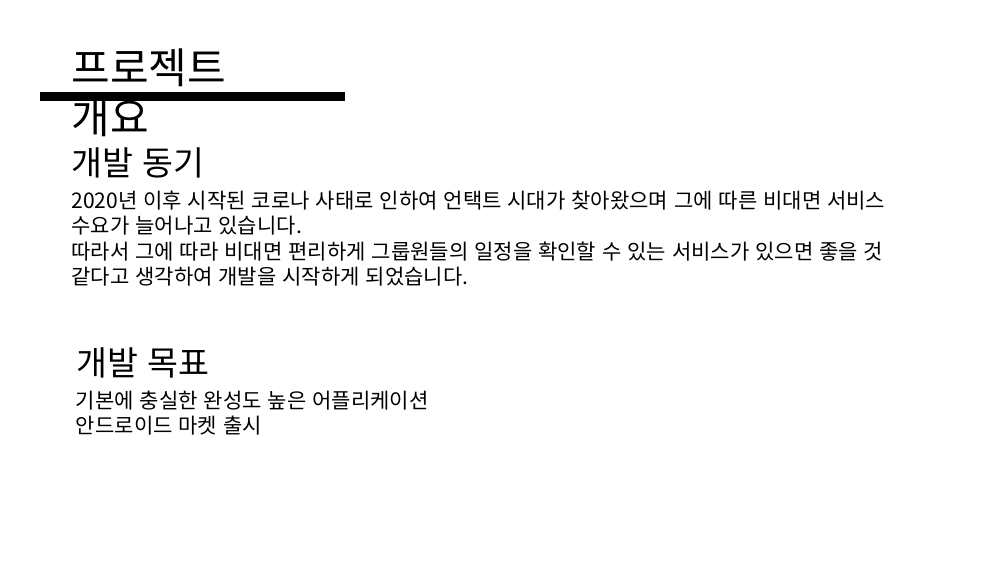
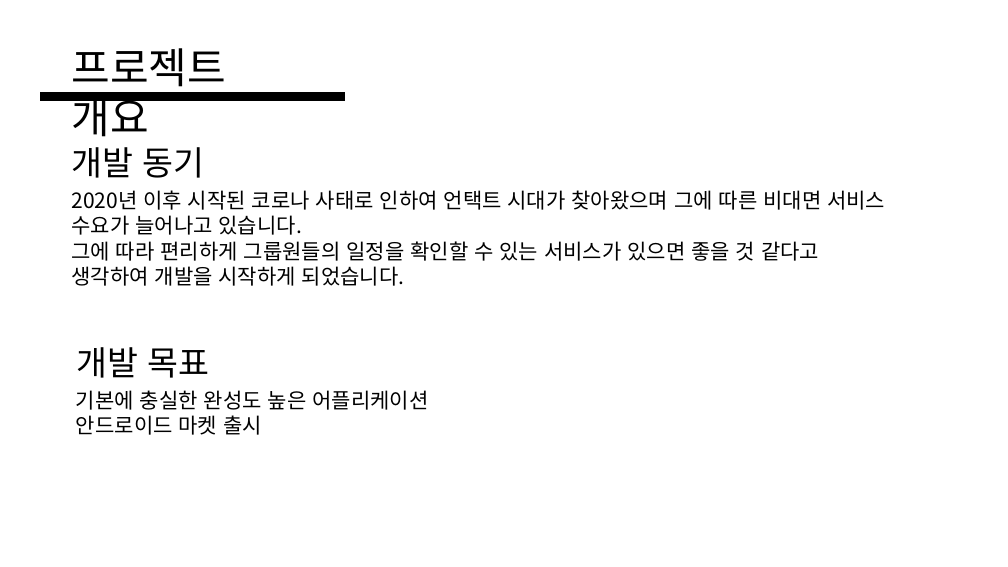
Before and after one commit to dltpgh98/CASS, a slide deck: slide 4 of TEAM CASS Projet ppt.pptx. Drawn at 1008x567 pixels with LibreOffice and Linux fonts; fonts in the diff are those of the drawing. Boxes give left, top, right and bottom in pixels: in the first picture for what was removed or moved away, otherwise in the second. Text is boxed around its words. In the diff, an @@ line names an element or a change of style, - is before the commit and + after.

```diff
--- a/TEAM CASS Projet ppt.pptx
+++ b/TEAM CASS Projet ppt.pptx
@@ text at bbox=[71, 190, 885, 286]: text changed @@
-2020년 이후 시작된 코로나 사태로 인하여 언택트 시대가 찾아왔으며 그에 따른 비대면 서비스 수요가 늘어나고 있습니다.
-따라서 그에 따라 비대면 편리하게 그룹원들의 일정을 확인할 수 있는 서비스가 있으면 좋을 것 같다고 생각하여 개발을 시작하게 되었습니다.
+2020년 이후 시작된 코로나 사태로 인하여 언택트 시대가 찾아왔으며 그에 따른 비대면 서비스 수요가 늘어나고 있습니다.
+그에 따라 편리하게 그룹원들의 일정을 확인할 수 있는 서비스가 있으면 좋을 것 같다고 생각하여 개발을 시작하게 되었습니다.
```
Also in this commit, not shown: 1 other slide changed.
